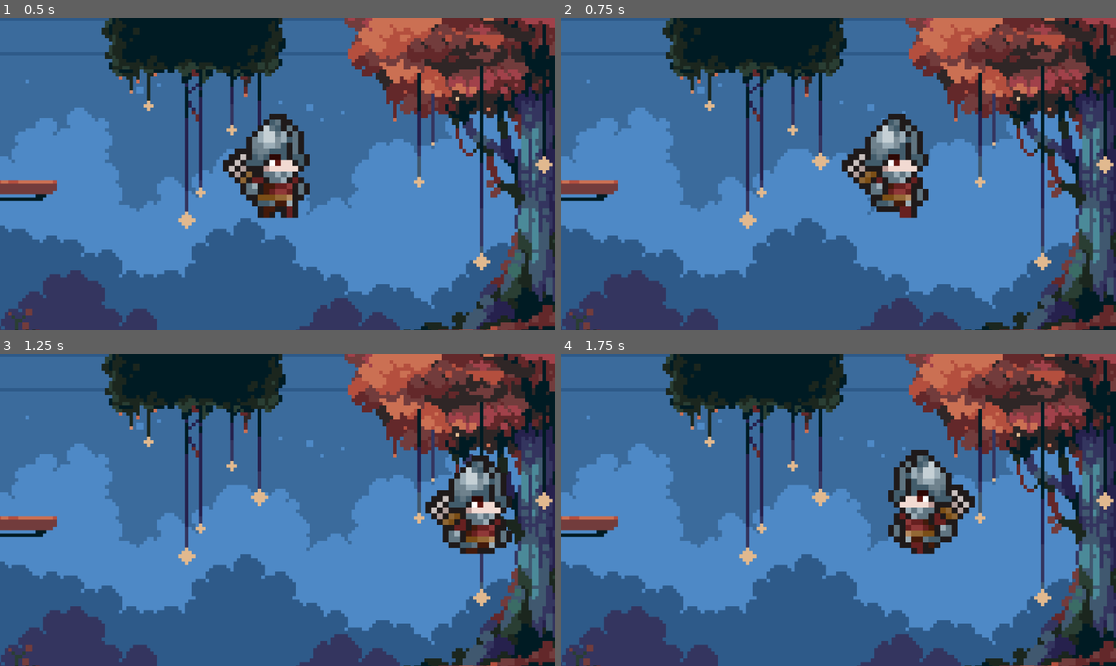
Above: before the commit, frames 1-4 (two rows, left to right).
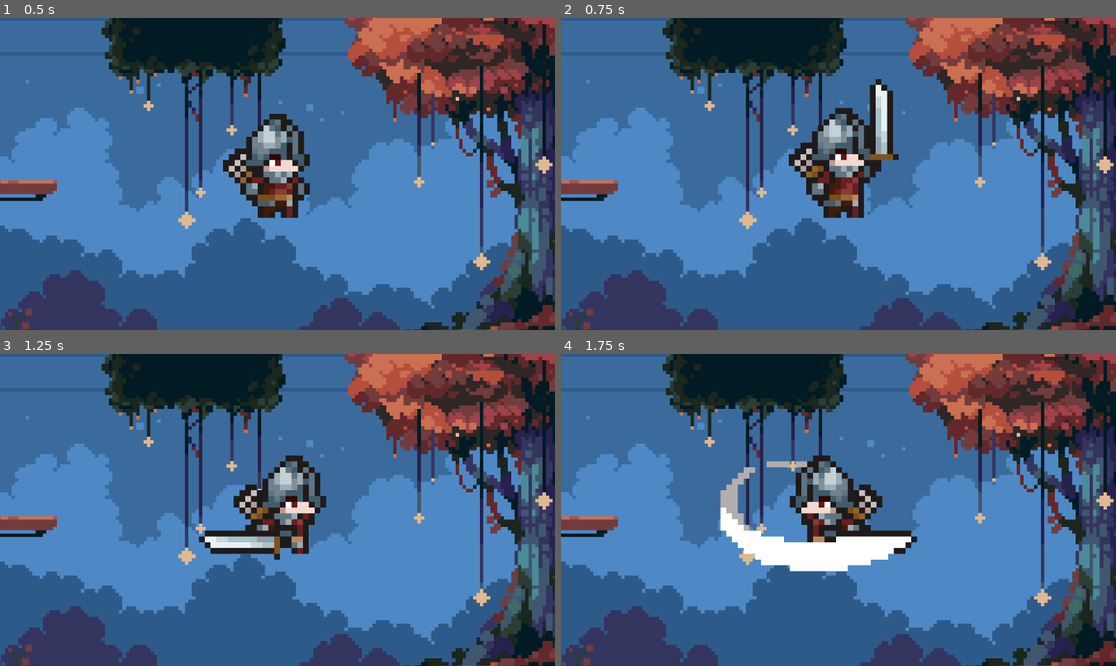
Above: after the commit, the same moments.

Repository: Ghostboo124/Daydream
Game: Godot game, scene res://assets/scenes/main.tscn
Same seed, same stepped clock (60 frames per second), same inputs: the game is played once before the commit and once after it.
Inputs (mouse positions are in pixels of both pictures, inside the frame that each line leads up to):
- Up to frame 1 (0.5 s): no input
- Up to frame 2 (0.75 s): move the mouse to (960, 158) at 0.52 s; hold Right (right) from 0.53 s (still down); hold Right mouse button (SliceAttack, bound only after the commi… from 0.53 s (still down)
- Up to frame 3 (1.25 s): keep holding Right (right); keep holding Right mouse button (SliceAttack, bound only after the commi…
- Up to frame 4 (1.75 s): move the mouse to (727, 525) at 1.27 s; release Right (right) at 1.28 s; release Right mouse button (SliceAttack, bound only after the commi… at 1.28 s; hold Left (left) from 1.28 s (still down); right-click (727, 525) at 1.35 s

Frame 1 is identical in both runs. In frame 2, 6.7% of the frame differs, in the area x 41-67%, y 19-65%; in frame 3, 7.4%; in frame 4, 9.9%, in the area x 28-75%, y 30-70%.

Commit message:
Add player attacks

Diff:
--- a/project.godot
+++ b/project.godot
@@ -53,6 +53,20 @@
 , Object(InputEventJoypadButton,"resource_local_to_scene":false,"resource_name":"","device":-1,"button_index":12,"pressure":0.0,"pressed":false,"script":null)
 ]
 }
+SliceAttack={
+"deadzone": 0.2,
+"events": [Object(InputEventMouseButton,"resource_local_to_scene":false,"resource_name":"","device":-1,"window_id":0,"alt_pressed":false,"shift_pressed":false,"ctrl_pressed":false,"meta_pressed":false,"button_mask":2,"position":Vector2(206, 19),"global_position":Vector2(215, 67),"factor":1.0,"button_index":2,"canceled":false,"pressed":true,"double_click":false,"script":null)
+, Object(InputEventKey,"resource_local_to_scene":false,"resource_name":"","device":-1,"window_id":0,"alt_pressed":false,"shift_pressed":false,"ctrl_pressed":false,"meta_pressed":false,"pressed":false,"keycode":0,"physical_keycode":78,"key_label":0,"unicode":110,"location":0,"echo":false,"script":null)
+, Object(InputEventJoypadButton,"resource_local_to_scene":false,"resource_name":"","device":-1,"button_index":3,"pressure":0.0,"pressed":false,"script":null)
+]
+}
+JumpAttack={
+"deadzone": 0.2,
+"events": [Object(InputEventMouseButton,"resource_local_to_scene":false,"resource_name":"","device":-1,"window_id":0,"alt_pressed":false,"shift_pressed":false,"ctrl_pressed":false,"meta_pressed":false,"button_mask":1,"position":Vector2(243, 21),"global_position":Vector2(252, 69),"factor":1.0,"button_index":1,"canceled":false,"pressed":true,"double_click":false,"script":null)
+, Object(InputEventKey,"resource_local_to_scene":false,"resource_name":"","device":-1,"window_id":0,"alt_pressed":false,"shift_pressed":false,"ctrl_pressed":false,"meta_pressed":false,"pressed":false,"keycode":0,"physical_keycode":77,"key_label":0,"unicode":109,"location":0,"echo":false,"script":null)
+, Object(InputEventJoypadButton,"resource_local_to_scene":false,"resource_name":"","device":-1,"button_index":3,"pressure":0.0,"pressed":false,"script":null)
+]
+}
 
 [rendering]
 
--- a/scripts/player.gd
+++ b/scripts/player.gd
@@ -1,6 +1,7 @@
 extends CharacterBody2D
 
 @onready var animation_tree: AnimationTree = $AnimationTree
+@onready var playback: AnimationNodeStateMachinePlayback = animation_tree.get("parameters/StateMachine/playback")
 @onready var hurtbox: Area2D = $Hurtbox
 @onready var hitbox: Area2D = $Hitbox
 @onready var animation_player: AnimationPlayer = $AnimationPlayer
@@ -17,6 +18,8 @@
 var frame_counter: int = 0
 
 func _on_hurtbox_area_entered(area: Area2D) -> void:
+	if area == hitbox:
+		return
 	health -= 1
 	animation_tree.set("parameters/StateMachine/MoveState/State/blend_position", 0)
 	if health == 0:
@@ -27,22 +30,34 @@
 	animation_tree.set("parameters/StateMachine/MoveState/State/2/blend_position", -1)
 
 func _physics_process(delta: float) -> void:
+	var state: StringName = playback.get_current_node()
 	frame_counter += 1
 	if is_dead:
 		return
 	animation_tree.set("parameters/StateMachine/MoveState/State/2/blend_position", 0)
 	animation_tree.set("parameters/StateMachine/MoveState/State/blend_position", 0)
 
-	screen_size = get_viewport_rect().size
-	velocity = Vector2.ZERO
-	input_vector = Vector2.ZERO
+	if state == "MoveState":
+		screen_size = get_viewport_rect().size
+		velocity = Vector2.ZERO
+		input_vector = Vector2.ZERO
 
-	if Input.is_action_pressed("right"):
-		input_vector.x += 1
-	if Input.is_action_pressed("left"):
-		input_vector.x -= 1
+		if Input.is_action_pressed("right"):
+			animation_tree.set("parameters/StateMachine/AttackState/blend_position", 1)
+			input_vector.x += 1
+		if Input.is_action_pressed("left"):
+			animation_tree.set("parameters/StateMachine/AttackState/blend_position", -1)
+			input_vector.x -= 1
 
-	animation_tree.set("parameters/StateMachine/MoveState/State/blend_position", input_vector.x)
+		if Input.is_action_pressed("SliceAttack"):
+			if get_global_mouse_position().x > global_position.x:
+				playback.travel("AttackState")
+			elif get_global_mouse_position().x < global_position.x:
+				playback.travel("AttackState")
 
-	velocity = input_vector * speed
-	move_and_slide()
+		animation_tree.set("parameters/StateMachine/MoveState/State/blend_position", input_vector.x)
+
+		velocity = input_vector * speed
+		move_and_slide()
+	elif state == "AttackState":
+		pass
--- a/sprites/player.tscn
+++ b/sprites/player.tscn
@@ -487,9 +487,16 @@
 [sub_resource type="AnimationNodeAnimation" id="AnimationNodeAnimation_ekdci"]
 animation = &"attack_slash_right"
 
+[sub_resource type="AnimationNodeAnimation" id="AnimationNodeAnimation_617v1"]
+animation = &"attack_slash_left"
+
 [sub_resource type="AnimationNodeBlendSpace1D" id="AnimationNodeBlendSpace1D_617v1"]
 blend_point_0/node = SubResource("AnimationNodeAnimation_ekdci")
 blend_point_0/pos = 1.0
+blend_point_1/node = SubResource("AnimationNodeAnimation_617v1")
+blend_point_1/pos = -1.0
+blend_mode = 1
+sync = true
 
 [sub_resource type="AnimationNodeAnimation" id="AnimationNodeAnimation_4ngp6"]
 animation = &"run_left"
@@ -535,12 +542,18 @@
 [sub_resource type="AnimationNodeStateMachineTransition" id="AnimationNodeStateMachineTransition_31yn0"]
 advance_mode = 2
 
+[sub_resource type="AnimationNodeStateMachineTransition" id="AnimationNodeStateMachineTransition_udifs"]
+switch_mode = 2
+advance_mode = 2
+
+[sub_resource type="AnimationNodeStateMachineTransition" id="AnimationNodeStateMachineTransition_k7aqk"]
+
 [sub_resource type="AnimationNodeStateMachine" id="AnimationNodeStateMachine_fnuoy"]
-states/BlendSpace1D/node = SubResource("AnimationNodeBlendSpace1D_617v1")
-states/BlendSpace1D/position = Vector2(476, 158)
+states/AttackState/node = SubResource("AnimationNodeBlendSpace1D_617v1")
+states/AttackState/position = Vector2(476, 182)
 states/MoveState/node = SubResource("AnimationNodeStateMachine_4ngp6")
 states/MoveState/position = Vector2(476, 100)
-transitions = ["Start", "MoveState", SubResource("AnimationNodeStateMachineTransition_31yn0")]
+transitions = ["Start", "MoveState", SubResource("AnimationNodeStateMachineTransition_31yn0"), "AttackState", "MoveState", SubResource("AnimationNodeStateMachineTransition_udifs"), "MoveState", "AttackState", SubResource("AnimationNodeStateMachineTransition_k7aqk")]
 graph_offset = Vector2(-31, 23)
 
 [sub_resource type="AnimationNodeBlendTree" id="AnimationNodeBlendTree_olike"]
@@ -582,7 +595,7 @@
 tree_root = SubResource("AnimationNodeBlendTree_olike")
 advance_expression_base_node = NodePath("..")
 anim_player = NodePath("../AnimationPlayer")
-parameters/StateMachine/BlendSpace1D/blend_position = 0.0023828745
+parameters/StateMachine/AttackState/blend_position = -0.32644957
 parameters/StateMachine/MoveState/State/blend_position = 0.0
 parameters/StateMachine/MoveState/State/2/blend_position = 0.0
 
Not shown: 1 places in sprites/player.tscn that only renumber resources
